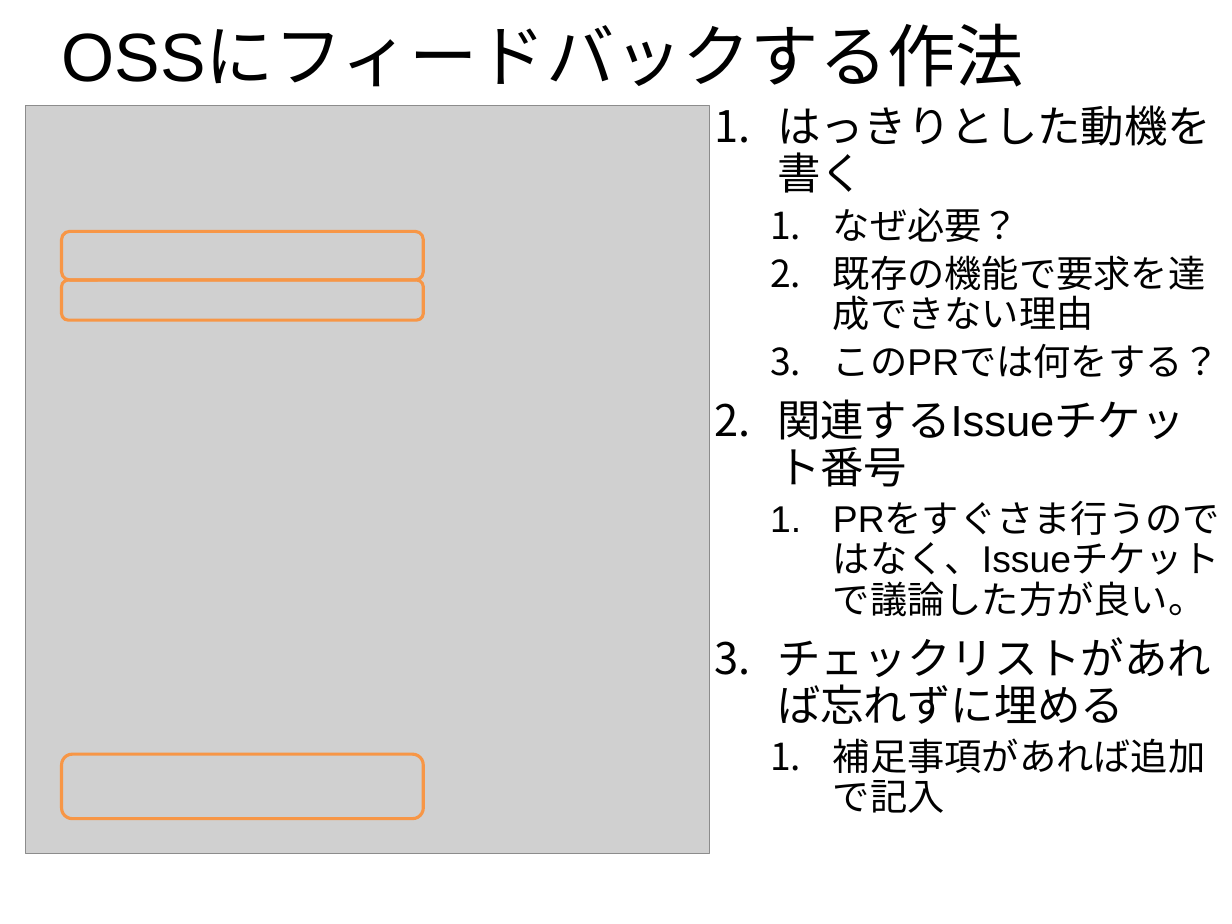
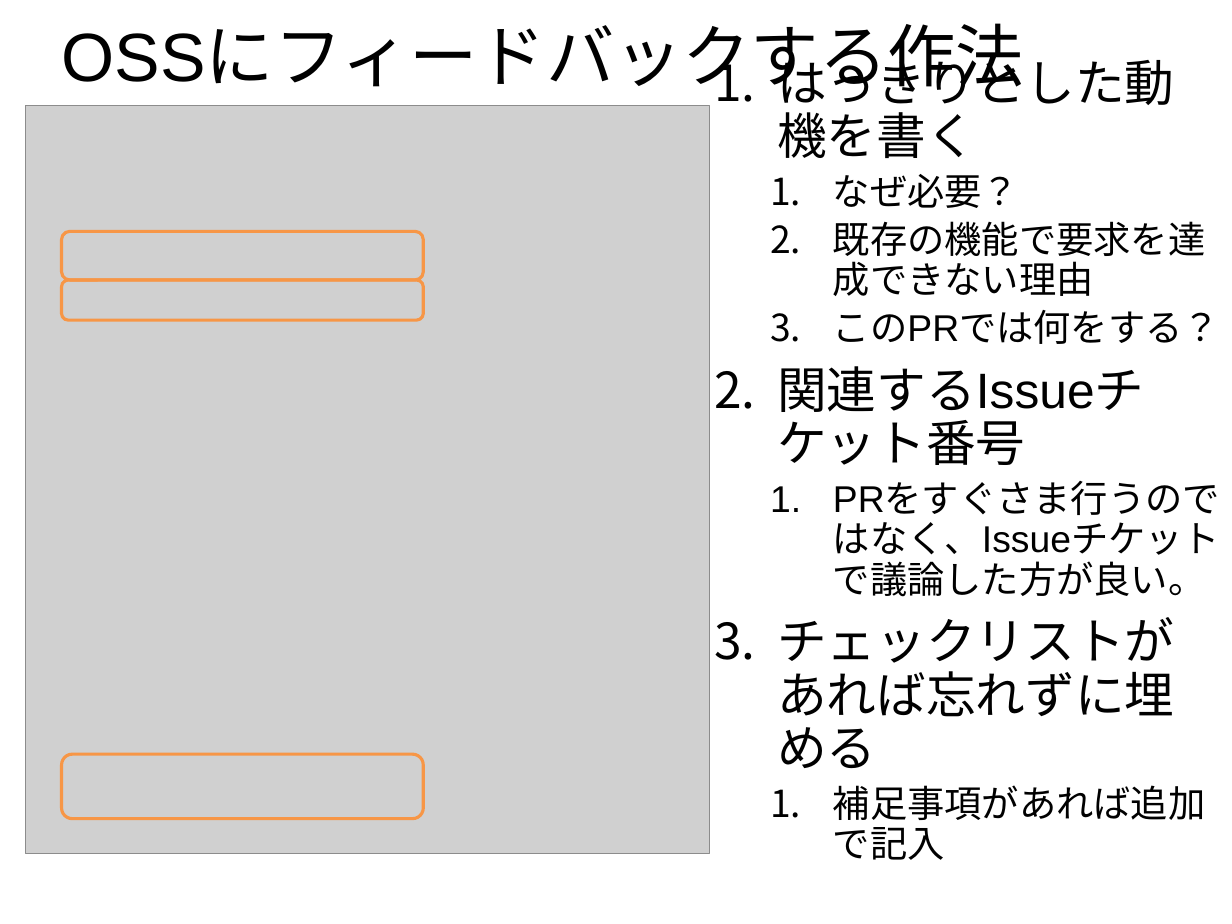
Before and after one commit to cosmo0920/prometheus_meetup_slide_20200115, a slide deck: slide 18 of Prometheus_meetup_slide.pptx. Drawn at 1232x924 pixels with LibreOffice and Linux fonts; fonts in the diff are those of the drawing; grey boxes stand for pictures; background and template pictures are left out. Boxes give left, top, right and bottom in pixels: in the first picture for what was removed or moved away, otherwise in the second. Text is boxed around its words. In the diff, an @@ line names an element or a change of style, - is before the commit and + after.

Commit message:
Fix slide style giltch

```diff
--- a/Prometheus_meetup_slide.pptx
+++ b/Prometheus_meetup_slide.pptx
@@ subtitle "はっきりとした動機を書く": place and size @@
-subtitle "はっきりとした動機を書く" at (777, 105, 1220, 813)
+subtitle "はっきりとした動機を書く" at (777, 51, 1220, 860)
@@ subtitle at (777, 51, 1174, 768): size 28 to 32 pt in "はっきりとした動機を書く", "関連するIssueチケット番号", "チェックリストがあれば忘れずに埋める" @@
```
Also in this commit, not shown: 5 other slides changed.
